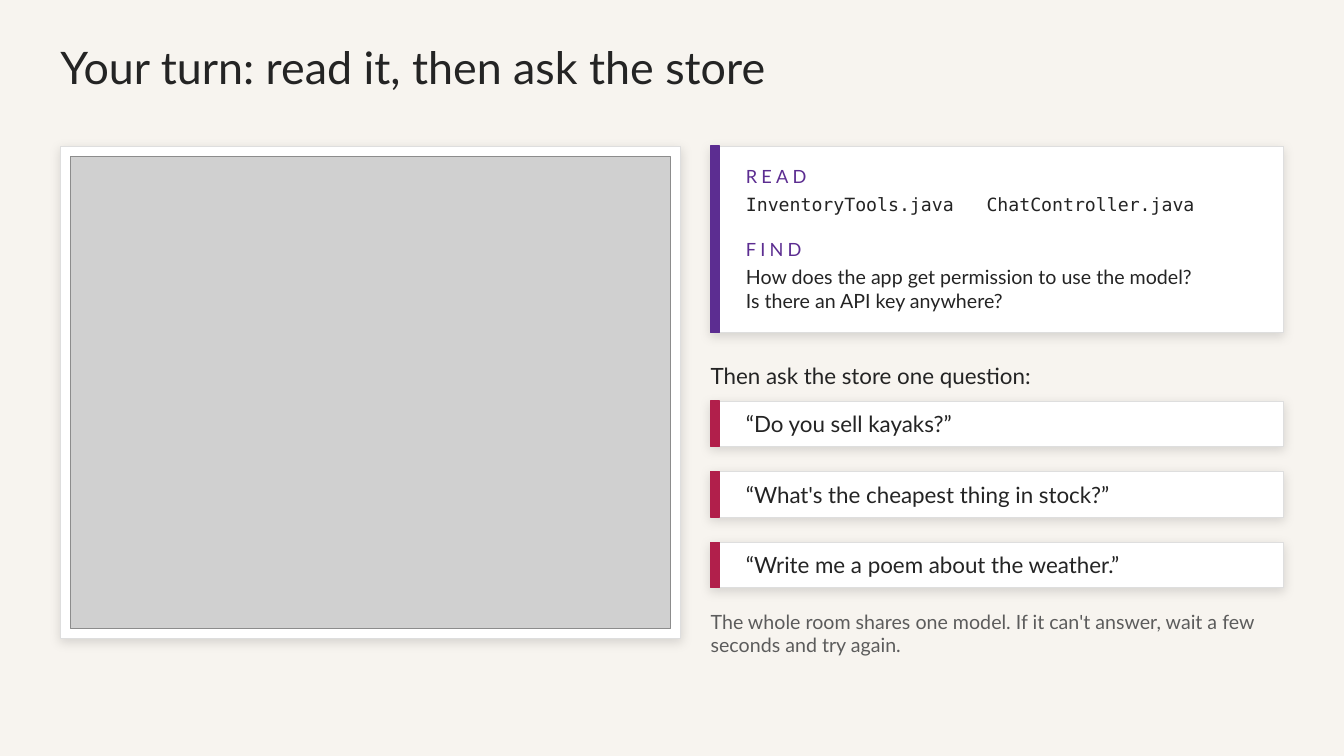
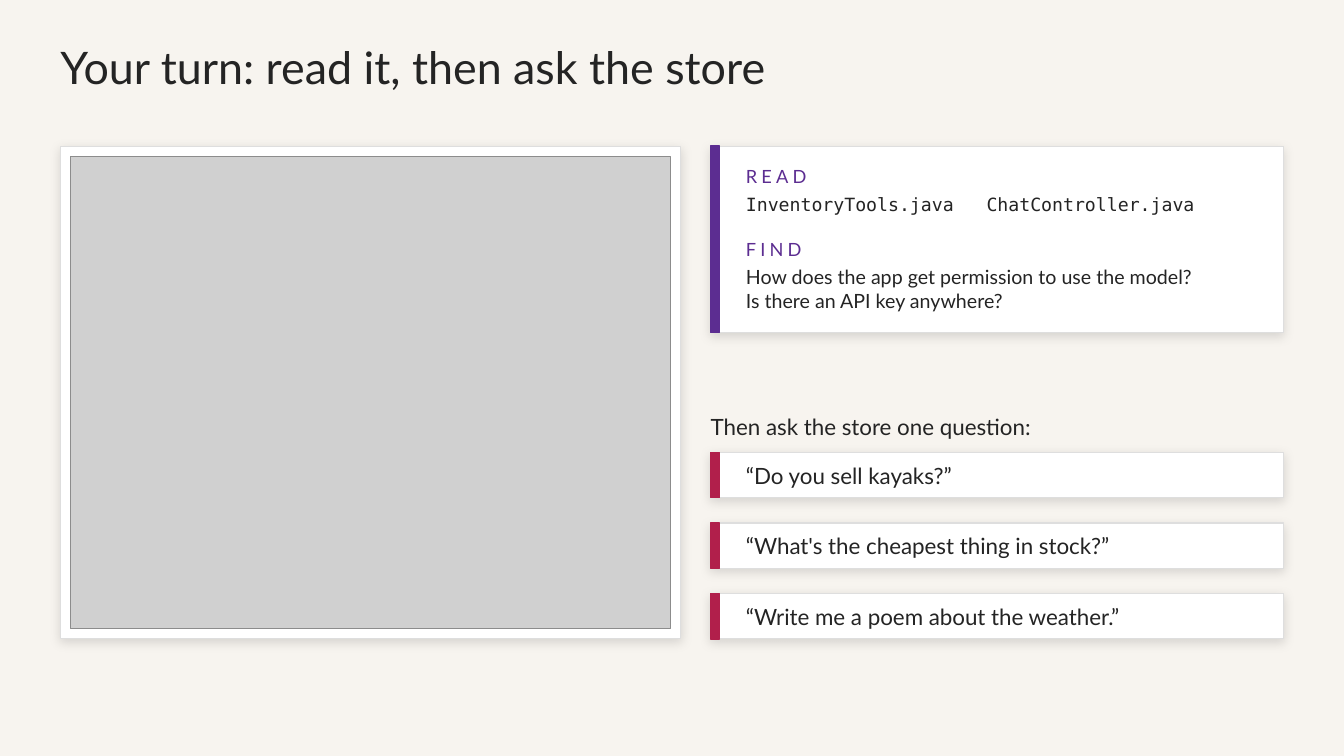
Before and after one commit to roryp/spring-ai-webstore, a slide deck: slide 7 of docs/trail-store-workshop.pptx. Drawn at 1344x756 pixels with LibreOffice and Linux fonts; fonts in the diff are those of the drawing; grey boxes stand for pictures. Boxes give left, top, right and bottom in pixels: in the first picture for what was removed or moved away, otherwise in the second. Text is boxed around its words. In the diff, an @@ line names an element or a change of style, - is before the commit and + after.

```diff
--- a/docs/trail-store-workshop.pptx
+++ b/docs/trail-store-workshop.pptx
@@ 6 rectangles, 4 texts moved together from (x1=711, y1=367, x2=1284, y2=588) to (x1=711, y1=418, x2=1284, y2=639) @@
@@ text removed at (x1=711, y1=614, x2=1254, y2=656) @@
-The whole room shares one model. If it can't answer, wait a few seconds and try again.
```
Also in this commit, not shown: 11 other slides changed.
